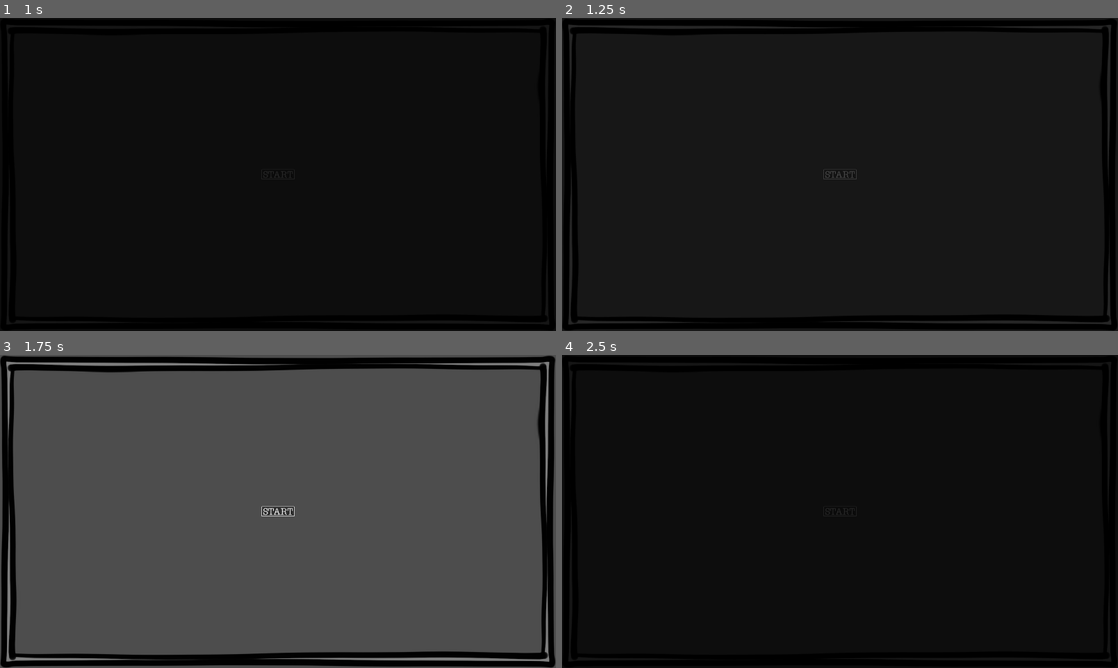
Above: before the commit, frames 1-4 (two rows, left to right).
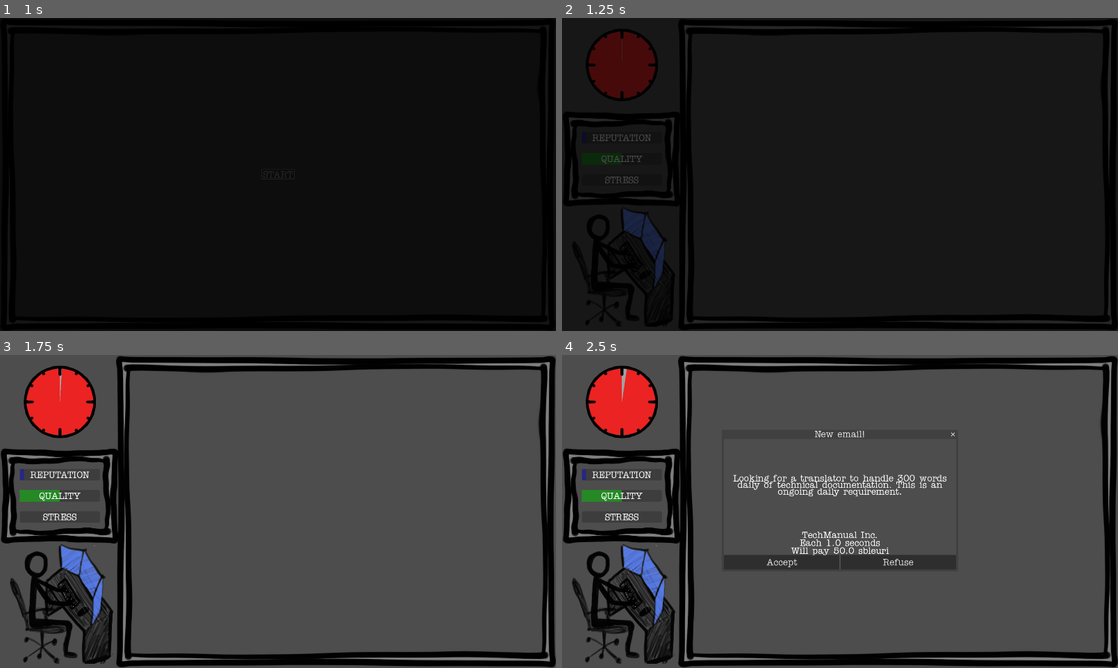
Above: after the commit, the same moments.

Repository: ildede/game-off-2025
Game: Godot game, scene res://scenes/ui/start_screen/start.tscn
The game is run twice, just before and just after one commit, with the same random seed, the same clock (stepped at 60 frames per second) and the same inputs.
Inputs (mouse positions are in pixels of both pictures, inside the frame that each line leads up to):
- Up to frame 1 (1 s): click "START" at 0.5 s
- Up to frame 2 (1.25 s): no input
- Up to frame 3 (1.75 s): click (278, 511) at 1.25 s, where only the run before the commit has a clickable "START"
- Up to frame 4 (2.5 s): click (840, 511) at 2 s, where only the run before the commit has a clickable "START"

Frame 1 is identical in both runs. In frame 2, 3.2% of the frame differs, in the area x 1-99%, y 2-98%; in frame 3, 16%; in frame 4, 86%, in the area x 0-100%, y 0-100%.

Commit message:
feat: add clock and fix all imports

Diff:
--- /dev/null
+++ b/data/clients.json
@@ -0,0 +1,32 @@
+{
+  "clients": [
+    {
+      "id": "client_1",
+      "name": "Global News Network",
+      "engagement_email": "We need daily translation of 500 words from our international news feed. Can you handle this recurring assignment?",
+      "daily_words": 500,
+      "payment_per_word": 0.04
+    },
+    {
+      "id": "client_2",
+      "name": "TechManual Inc.",
+      "engagement_email": "Looking for a translator to handle 300 words daily of technical documentation. This is an ongoing daily requirement.",
+      "daily_words": 300,
+      "payment_per_word": 0.04
+    },
+    {
+      "id": "client_3",
+      "name": "E-commerce Solutions",
+      "engagement_email": "We require daily translation of product descriptions, it should be around 100 words per task. This is a recurring daily task for our online store.",
+      "daily_words": 100,
+      "payment_per_word": 0.08
+    },
+    {
+      "id": "client_4",
+      "name": "Academic Press",
+      "engagement_email": "We need 350 words translated daily for our research publications. This is a steady daily commitment we can offer.",
+      "daily_words": 350,
+      "payment_per_word": 0.04
+    }
+  ]
+}
--- a/scenes/game/entities/client/client.gd
+++ b/scenes/game/entities/client/client.gd
@@ -1,13 +1,13 @@
 extends Node2D
 class_name Client
 
-const task_scene = preload("res://task/task.tscn")
+const task_scene = preload("res://scenes/game/entities/task/task.tscn")
 
 var client_id = 0;
 var path_to_translator: Path2D
 var translator: Node2D
 
-func initialize(my_position: Vector2, translator_position: Vector2):
+func initialize(my_position: Vector2, translator_position: Vector2, client_data: Dictionary):
 	self.position = my_position
 	client_id = randi()
 	var curve = Curve2D.new()
@@ -17,6 +17,8 @@
 	path.curve = curve
 	path_to_translator = path
 	add_child(path_to_translator)
+	$Name.text = client_data.get("name", "Cliente")
+	$Timer.wait_time = client_data.get("task_interval", 1.0)
 
 func _on_timer_timeout() -> void:
 	var task = task_scene.instantiate()
--- a/scenes/game/entities/client/client.tscn
+++ b/scenes/game/entities/client/client.tscn
@@ -1,9 +1,8 @@
-[gd_scene load_steps=5 format=3 uid="uid://dcumfskefaxom"]
+[gd_scene load_steps=4 format=3 uid="uid://dcumfskefaxom"]
 
 [ext_resource type="Texture2D" uid="uid://ddfg25t1i5gqu" path="res://scenes/game/entities/client/client.png" id="1_6t3qf"]
 [ext_resource type="Script" uid="uid://ce7obqaor6lhc" path="res://scenes/game/entities/client/client.gd" id="1_gdxsl"]
 [ext_resource type="Script" uid="uid://bo4a6tlw5odlf" path="res://scenes/game/entities/client/sprite.gd" id="3_7kp2r"]
-[ext_resource type="Script" uid="uid://bgf4komxmw4cx" path="res://scenes/game/entities/client/timer.gd" id="4_7kp2r"]
 
 [node name="Client" type="Node2D"]
 script = ExtResource("1_gdxsl")
@@ -22,6 +21,20 @@
 
 [node name="Timer" type="Timer" parent="."]
 autostart = true
-script = ExtResource("4_7kp2r")
+
+[node name="Name" type="Label" parent="."]
+anchors_preset = 8
+anchor_left = 0.5
+anchor_top = 0.5
+anchor_right = 0.5
+anchor_bottom = 0.5
+offset_left = -90.5
+offset_top = -11.5
+offset_right = 90.5
+offset_bottom = 11.5
+grow_horizontal = 2
+grow_vertical = 2
+theme_override_colors/font_shadow_color = Color(1, 0, 0, 1)
+text = "client-name"
 
 [connection signal="timeout" from="Timer" to="." method="_on_timer_timeout"]
--- /dev/null
+++ b/scenes/game/entities/client/client_data.gd
@@ -0,0 +1,34 @@
+extends Node
+class_name ClientData
+
+var clients_data: Array
+
+func _ready() -> void:
+	load_clients_data()
+
+func load_clients_data():
+	var file = FileAccess.open("res://data/clients.json", FileAccess.READ)
+	if file:
+		var json = JSON.new()
+		var parse_result = json.parse(file.get_as_text())
+		if parse_result == OK:
+			var data = json.get_data()
+			clients_data = data["clients"]
+		else:
+			push_error("JSON Parse Error: ", json.get_error_message())
+	else:
+		push_error("Failed to load clients.json")
+
+func get_random_client() -> Dictionary:
+	if clients_data.is_empty():
+		return create_fallback_client()
+
+	return clients_data[randi() % clients_data.size()]
+
+func create_fallback_client() -> Dictionary:
+	return {
+		"name": "Cliente Default",
+		"task_interval": 4.0,
+		"payment": 60,
+		"engagement_email": "Traduzione necessaria."
+	}
--- a/scenes/game/entities/client/timer.gd
+++ /dev/null
@@ -1,6 +0,0 @@
-extends Timer
-
-
-# Called when the node enters the scene tree for the first time.
-func _ready() -> void:
-	wait_time = randi_range(1, 10)
--- a/scenes/game/entities/letter/letter.gd
+++ b/scenes/game/entities/letter/letter.gd
@@ -7,7 +7,7 @@
 var target_id: int
 
 func _ready() -> void:
-	var imported_resource = load("res://letters/{0}.png".format([possible_letters.pick_random()]))
+	var imported_resource = load("res://scenes/game/entities/letter/assets/{0}.png".format([possible_letters.pick_random()]))
 	$Sprite2D.texture = imported_resource
 
 func _physics_process(delta: float) -> void:
--- a/scenes/system/scene_transition.gd
+++ b/scenes/system/scene_transition.gd
@@ -10,7 +10,7 @@
 	$AnimationPlayer.play("fade_in")
 	await $AnimationPlayer.animation_finished
 
-	get_tree().change_scene_to_file("res://main.tscn")
+	get_tree().change_scene_to_file("res://scenes/ui/main_screen/main.tscn")
 
 	await get_tree().process_frame
 
--- /dev/null
+++ b/scenes/ui/clock/clock.gd
@@ -0,0 +1,11 @@
+extends Control
+
+@onready var timer = $Timer
+@onready var progress = $TextureProgressBar
+
+func _ready() -> void:
+	progress.value = 0
+	progress.max_value = timer.wait_time
+
+func _process(_delta: float) -> void:
+	progress.value = timer.time_left
--- /dev/null
+++ b/scenes/ui/clock/clock.tscn
@@ -0,0 +1,36 @@
+[gd_scene load_steps=5 format=3 uid="uid://dahhp2f70drw"]
+
+[ext_resource type="Texture2D" uid="uid://b7pirf8tdu01g" path="res://scenes/ui/clock/assets/Clock-under.png" id="1_0ul63"]
+[ext_resource type="Script" uid="uid://bdmbys07ti8e2" path="res://scenes/ui/clock/clock.gd" id="1_x3rul"]
+[ext_resource type="Texture2D" uid="uid://decuttlovnxp1" path="res://scenes/ui/clock/assets/Clock-over.png" id="2_x3rul"]
+[ext_resource type="Texture2D" uid="uid://fp2uxwyx7gn2" path="res://scenes/ui/clock/assets/Clock-progress.png" id="3_or4iw"]
+
+[node name="Clock" type="Control"]
+layout_mode = 3
+anchors_preset = 15
+anchor_right = 1.0
+anchor_bottom = 1.0
+grow_horizontal = 2
+grow_vertical = 2
+script = ExtResource("1_x3rul")
+
+[node name="TextureProgressBar" type="TextureProgressBar" parent="."]
+layout_mode = 1
+offset_left = -125.0
+offset_top = -125.0
+offset_right = 375.0
+offset_bottom = 375.0
+scale = Vector2(0.5, 0.5)
+max_value = 60.0
+step = 0.1
+value = 4.5
+fill_mode = 5
+texture_under = ExtResource("1_0ul63")
+texture_over = ExtResource("2_x3rul")
+texture_progress = ExtResource("3_or4iw")
+tint_under = Color(1, 1, 1, 0.47843137)
+tint_progress = Color(1, 1, 1, 0.78431374)
+
+[node name="Timer" type="Timer" parent="."]
+wait_time = 60.0
+autostart = true
--- /dev/null
+++ b/scenes/ui/info_panel/info_panel.tscn
@@ -0,0 +1,129 @@
+[gd_scene load_steps=6 format=3 uid="uid://c7gpddms8dggn"]
+
+[ext_resource type="Script" uid="uid://b5d226ud6fjao" path="res://scenes/ui/info_panel/info_panel.gd" id="1_f6qh3"]
+[ext_resource type="PackedScene" uid="uid://dahhp2f70drw" path="res://scenes/ui/clock/clock.tscn" id="2_g6785"]
+
+[sub_resource type="StyleBoxFlat" id="StyleBoxFlat_272bh"]
+bg_color = Color(0, 0, 1, 0.3529412)
+
+[sub_resource type="StyleBoxFlat" id="StyleBoxFlat_7mycd"]
+bg_color = Color(0, 1, 0, 0.39215687)
+
+[sub_resource type="StyleBoxFlat" id="StyleBoxFlat_lquwl"]
+bg_color = Color(1, 0, 0, 0.3529412)
+
+[node name="Control" type="Control"]
+layout_mode = 3
+anchors_preset = 0
+offset_left = 2.0
+offset_top = 2.0
+offset_right = 412.0
+offset_bottom = 652.0
+
+[node name="Clock" parent="." instance=ExtResource("2_g6785")]
+layout_mode = 0
+anchors_preset = 0
+anchor_right = 0.0
+anchor_bottom = 0.0
+offset_left = 205.0
+offset_top = 160.0
+offset_right = 205.0
+offset_bottom = 160.0
+grow_horizontal = 1
+grow_vertical = 1
+
+[node name="InfoPanel" type="PanelContainer" parent="."]
+layout_mode = 0
+offset_top = 318.0
+offset_right = 410.0
+offset_bottom = 650.0
+size_flags_horizontal = 3
+size_flags_vertical = 3
+script = ExtResource("1_f6qh3")
+
+[node name="MarginContainer" type="MarginContainer" parent="InfoPanel"]
+layout_mode = 2
+theme_override_constants/margin_left = 10
+theme_override_constants/margin_top = 10
+theme_override_constants/margin_right = 10
+theme_override_constants/margin_bottom = 10
+
+[node name="GridContainer" type="GridContainer" parent="InfoPanel/MarginContainer"]
+layout_mode = 2
+theme_override_constants/v_separation = 20
+
+[node name="ReputationLabel" type="Label" parent="InfoPanel/MarginContainer/GridContainer"]
+custom_minimum_size = Vector2(0, 40)
+layout_mode = 2
+size_flags_horizontal = 3
+size_flags_vertical = 6
+text = "Reputation"
+horizontal_alignment = 1
+vertical_alignment = 1
+uppercase = true
+
+[node name="ReputationBar" type="ProgressBar" parent="InfoPanel/MarginContainer/GridContainer/ReputationLabel"]
+show_behind_parent = true
+layout_mode = 1
+anchors_preset = 15
+anchor_right = 1.0
+anchor_bottom = 1.0
+grow_horizontal = 2
+grow_vertical = 2
+size_flags_horizontal = 3
+size_flags_vertical = 1
+theme_override_styles/fill = SubResource("StyleBoxFlat_272bh")
+step = 0.1
+value = 45.0
+show_percentage = false
+
+[node name="QualityLabel" type="Label" parent="InfoPanel/MarginContainer/GridContainer"]
+custom_minimum_size = Vector2(0, 40)
+layout_mode = 2
+size_flags_horizontal = 3
+size_flags_vertical = 6
+text = "Quality"
+horizontal_alignment = 1
+vertical_alignment = 1
+uppercase = true
+
+[node name="QualityBar" type="ProgressBar" parent="InfoPanel/MarginContainer/GridContainer/QualityLabel"]
+show_behind_parent = true
+custom_minimum_size = Vector2(0, 40)
+layout_mode = 1
+anchors_preset = 15
+anchor_right = 1.0
+anchor_bottom = 1.0
+grow_horizontal = 2
+grow_vertical = 2
+size_flags_horizontal = 3
+size_flags_vertical = 1
+theme_override_styles/fill = SubResource("StyleBoxFlat_7mycd")
+step = 0.1
+value = 30.0
+show_percentage = false
+
+[node name="StressLabel" type="Label" parent="InfoPanel/MarginContainer/GridContainer"]
+custom_minimum_size = Vector2(0, 40)
+layout_mode = 2
+size_flags_horizontal = 3
+size_flags_vertical = 6
+text = "Stress"
+horizontal_alignment = 1
+vertical_alignment = 1
+uppercase = true
+
+[node name="StressBar" type="ProgressBar" parent="InfoPanel/MarginContainer/GridContainer/StressLabel"]
+show_behind_parent = true
+layout_mode = 1
+anchors_preset = 15
+anchor_right = 1.0
+anchor_bottom = 1.0
+grow_horizontal = 2
+grow_vertical = 2
+size_flags_horizontal = 3
+size_flags_vertical = 1
+theme_override_styles/fill = SubResource("StyleBoxFlat_lquwl")
+step = 0.1
+value = 50.0
+show_percentage = false
--- a/scenes/ui/main_screen/main.gd
+++ b/scenes/ui/main_screen/main.gd
@@ -1,28 +1,37 @@
 extends Node2D
 class_name Main
 
-const client_scene = preload("res://client/client.tscn")
+@onready var popup_message: PopupMessage = $PopupMessage
+
+@onready var client_data: ClientData = preload("res://scenes/game/entities/client/client_data.gd").new()
+@onready var client_scene = preload("res://scenes/game/entities/client/client.tscn")
+
+func _ready() -> void:
+	popup_message.new_client_accepted.connect(_on_accept_pressed)
+	popup_message.new_client_refused.connect(_on_refuse_pressed)
+	add_child(client_data)
 
 func new_email_from_client() -> void:
-	$PopupMessage.popup_centered()
+	var client_info = client_data.get_random_client()
+	popup_message.show_popup(client_info)
 
-func add_new_client() -> void:
-	var client = client_scene.instantiate()
+func add_new_client(client_info: Dictionary) -> void:
+	var client: Client = client_scene.instantiate()
 	var screen = get_visible_screen()
 	var client_position = Vector2(randi_range(500, screen[0]-110), randi_range(140, screen[1]-160))
 	var translator_position = $Translator.global_position
-	client.initialize(client_position, translator_position)
+	client.initialize(client_position, translator_position, client_info)
 	add_child(client)
 
 func get_visible_screen() -> Vector2:
 	return get_viewport().get_visible_rect().size
 
 func _on_refuse_pressed() -> void:
-	get_tree().change_scene_to_file("res://start.tscn")
+	_on_ask_new_client_close_requested()
 
-func _on_accept_pressed() -> void:
+func _on_accept_pressed(client_info: Dictionary) -> void:
 	Global.update_reputation.emit(1)
-	add_new_client()
+	add_new_client(client_info)
 	_on_ask_new_client_close_requested()
 
 func _on_ask_new_client_close_requested() -> void:
--- a/scenes/ui/main_screen/main.tscn
+++ b/scenes/ui/main_screen/main.tscn
@@ -1,116 +1,18 @@
-[gd_scene load_steps=8 format=3 uid="uid://b8cdvr2tr0y4c"]
+[gd_scene load_steps=5 format=3 uid="uid://b8cdvr2tr0y4c"]
 
 [ext_resource type="Script" uid="uid://b1mqk1kknrr1k" path="res://scenes/ui/main_screen/main.gd" id="1_ig7tw"]
-[ext_resource type="Script" uid="uid://b5d226ud6fjao" path="res://scenes/ui/main_screen/info_panel.gd" id="3_1bvp3"]
+[ext_resource type="PackedScene" uid="uid://c7gpddms8dggn" path="res://scenes/ui/info_panel/info_panel.tscn" id="2_iu1df"]
 [ext_resource type="PackedScene" uid="uid://dibf4fgjie87y" path="res://scenes/game/translator/translator.tscn" id="3_h2yge"]
-[ext_resource type="Theme" uid="uid://cym7llujgpfif" path="res://scenes/ui/global_themes/main_theme.tres" id="4_1bvp3"]
-
-[sub_resource type="StyleBoxFlat" id="StyleBoxFlat_272bh"]
-bg_color = Color(0, 0, 1, 0.3529412)
-
-[sub_resource type="StyleBoxFlat" id="StyleBoxFlat_7mycd"]
-bg_color = Color(0, 1, 0, 0.39215687)
-
-[sub_resource type="StyleBoxFlat" id="StyleBoxFlat_lquwl"]
-bg_color = Color(1, 0, 0, 0.3529412)
+[ext_resource type="PackedScene" uid="uid://cgypytgu10ukf" path="res://scenes/ui/popup_message/popup_message.tscn" id="4_iu1df"]
 
 [node name="Main" type="Node2D"]
 script = ExtResource("1_ig7tw")
 
-[node name="InfoPanel" type="PanelContainer" parent="."]
-offset_right = 407.0
-offset_bottom = 655.0
-size_flags_horizontal = 3
-size_flags_vertical = 3
-script = ExtResource("3_1bvp3")
-
-[node name="MarginContainer" type="MarginContainer" parent="InfoPanel"]
-layout_mode = 2
-theme_override_constants/margin_left = 10
-theme_override_constants/margin_top = 10
-theme_override_constants/margin_right = 10
-theme_override_constants/margin_bottom = 10
-
-[node name="GridContainer" type="GridContainer" parent="InfoPanel/MarginContainer"]
-layout_mode = 2
-theme_override_constants/v_separation = 20
-
-[node name="ReputationLabel" type="Label" parent="InfoPanel/MarginContainer/GridContainer"]
-custom_minimum_size = Vector2(0, 40)
-layout_mode = 2
-size_flags_horizontal = 3
-text = "Reputation"
-horizontal_alignment = 1
-vertical_alignment = 1
-uppercase = true
-
-[node name="ReputationBar" type="ProgressBar" parent="InfoPanel/MarginContainer/GridContainer/ReputationLabel"]
-show_behind_parent = true
-layout_mode = 1
-anchors_preset = 15
-anchor_right = 1.0
-anchor_bottom = 1.0
-grow_horizontal = 2
-grow_vertical = 2
-size_flags_horizontal = 3
-size_flags_vertical = 1
-theme_override_styles/fill = SubResource("StyleBoxFlat_272bh")
-step = 0.1
-value = 45.0
-show_percentage = false
-
-[node name="QualityLabel" type="Label" parent="InfoPanel/MarginContainer/GridContainer"]
-custom_minimum_size = Vector2(0, 40)
-layout_mode = 2
-size_flags_horizontal = 3
-text = "Quality"
-horizontal_alignment = 1
-vertical_alignment = 1
-uppercase = true
-
-[node name="QualityBar" type="ProgressBar" parent="InfoPanel/MarginContainer/GridContainer/QualityLabel"]
-show_behind_parent = true
-custom_minimum_size = Vector2(0, 40)
-layout_mode = 1
-anchors_preset = 15
-anchor_right = 1.0
-anchor_bottom = 1.0
-grow_horizontal = 2
-grow_vertical = 2
-size_flags_horizontal = 3
-size_flags_vertical = 1
-theme_override_styles/fill = SubResource("StyleBoxFlat_7mycd")
-step = 0.1
-value = 30.0
-show_percentage = false
-
-[node name="StressLabel" type="Label" parent="InfoPanel/MarginContainer/GridContainer"]
-custom_minimum_size = Vector2(0, 40)
-layout_mode = 2
-size_flags_horizontal = 3
-size_flags_vertical = 1
-text = "Stress"
-horizontal_alignment = 1
-vertical_alignment = 1
-uppercase = true
-
-[node name="StressBar" type="ProgressBar" parent="InfoPanel/MarginContainer/GridContainer/StressLabel"]
-show_behind_parent = true
-layout_mode = 1
-anchors_preset = 15
-anchor_right = 1.0
-anchor_bottom = 1.0
-grow_horizontal = 2
-grow_vertical = 2
-size_flags_horizontal = 3
-size_flags_vertical = 1
-theme_override_styles/fill = SubResource("StyleBoxFlat_lquwl")
-step = 0.1
-value = 50.0
-show_percentage = false
+[node name="InfoPanel" parent="." instance=ExtResource("2_iu1df")]
 
 [node name="WorldPanel" type="PanelContainer" parent="."]
 offset_left = 400.0
+offset_top = 1.0
 offset_right = 1922.0
 offset_bottom = 1079.0
 
@@ -121,57 +23,6 @@
 one_shot = true
 autostart = true
 
-[node name="PopupMessage" type="Window" parent="."]
-oversampling_override = 1.0
-title = "New email!"
-size = Vector2i(800, 500)
-visible = false
-always_on_top = true
-popup_window = true
-content_scale_aspect = 4
-theme = ExtResource("4_1bvp3")
-
-[node name="GridContainer" type="GridContainer" parent="PopupMessage"]
-anchors_preset = 15
-anchor_right = 1.0
-anchor_bottom = 1.0
-grow_horizontal = 2
-grow_vertical = 2
-size_flags_horizontal = 3
-size_flags_vertical = 3
-
-[node name="RichTextLabel" type="RichTextLabel" parent="PopupMessage/GridContainer"]
-layout_mode = 2
-size_flags_horizontal = 3
-size_flags_vertical = 3
-text = "Hello, I'm a new client.
-
-Can you work for me?"
-fit_content = true
-scroll_active = false
-horizontal_alignment = 1
-vertical_alignment = 1
-
-[node name="GridContainer" type="GridContainer" parent="PopupMessage/GridContainer"]
-custom_minimum_size = Vector2(0, 50)
-layout_mode = 2
-size_flags_horizontal = 3
-columns = 2
-
-[node name="Accept" type="Button" parent="PopupMessage/GridContainer/GridContainer"]
-layout_mode = 2
-size_flags_horizontal = 3
-size_flags_vertical = 3
-text = "Accept"
-
-[node name="Refuse" type="Button" parent="PopupMessage/GridContainer/GridContainer"]
-layout_mode = 2
-size_flags_horizontal = 3
-size_flags_vertical = 3
-text = "Refuse"
+[node name="PopupMessage" parent="." instance=ExtResource("4_iu1df")]
 
 [connection signal="timeout" from="EventSpawner" to="." method="new_email_from_client"]
-[connection signal="about_to_popup" from="PopupMessage" to="." method="_on_ask_new_client_about_to_popup"]
-[connection signal="close_requested" from="PopupMessage" to="." method="_on_ask_new_client_close_requested"]
-[connection signal="pressed" from="PopupMessage/GridContainer/GridContainer/Accept" to="." method="_on_accept_pressed"]
-[connection signal="pressed" from="PopupMessage/GridContainer/GridContainer/Refuse" to="." method="_on_refuse_pressed"]
--- /dev/null
+++ b/scenes/ui/popup_message/popup_message.gd
@@ -0,0 +1,26 @@
+extends Window
+class_name PopupMessage
+
+signal new_client_accepted
+signal new_client_refused
+
+var last_client_data: Dictionary
+
+# Called when the node enters the scene tree for the first time.
+func _ready() -> void:
+	print("popup_message ready")
+	pass # Replace with function body.
+
+func show_popup(client_data: Dictionary) -> void:
+	last_client_data = client_data
+	$GridContainer/ClientName.text = client_data.get("name", "Client")
+	$GridContainer/Interval.text = "Each %.1f seconds" % client_data.get("task_interval", 1.0)
+	$GridContainer/Payment.text = "Will pay %.1f sbleuri" % client_data.get("payment", 50)
+	$GridContainer/RichTextLabel.text = client_data.get("engagement_email", "Email body")
+	popup_centered()
+
+func _on_accept_pressed() -> void:
+	new_client_accepted.emit(last_client_data)
+
+func _on_refuse_pressed() -> void:
+	new_client_refused.emit()
--- /dev/null
+++ b/scenes/ui/popup_message/popup_message.tscn
@@ -0,0 +1,79 @@
+[gd_scene load_steps=3 format=3 uid="uid://cgypytgu10ukf"]
+
+[ext_resource type="Theme" uid="uid://cym7llujgpfif" path="res://scenes/ui/global_themes/main_theme.tres" id="1_36rj7"]
+[ext_resource type="Script" uid="uid://dbg3p7lxpm3ji" path="res://scenes/ui/popup_message/popup_message.gd" id="2_62mss"]
+
+[node name="PopupMessage" type="Window"]
+oversampling_override = 1.0
+title = "New email!"
+size = Vector2i(800, 500)
+visible = false
+always_on_top = true
+popup_window = true
+content_scale_aspect = 4
+theme = ExtResource("1_36rj7")
+script = ExtResource("2_62mss")
+
+[node name="GridContainer" type="GridContainer" parent="."]
+anchors_preset = 15
+anchor_right = 1.0
+anchor_bottom = 1.0
+grow_horizontal = 2
+grow_vertical = 2
+size_flags_horizontal = 3
+size_flags_vertical = 3
+
+[node name="RichTextLabel" type="RichTextLabel" parent="GridContainer"]
+layout_mode = 2
+size_flags_horizontal = 3
+size_flags_vertical = 3
+text = "Hello, I'm a new client.
+
+Can you work for me?"
+fit_content = true
+scroll_active = false
+horizontal_alignment = 1
+vertical_alignment = 1
+
+[node name="ClientName" type="Label" parent="GridContainer"]
+layout_mode = 2
+size_flags_horizontal = 3
+size_flags_vertical = 8
+text = "client-name"
+horizontal_alignment = 1
+vertical_alignment = 1
+
+[node name="Interval" type="Label" parent="GridContainer"]
+layout_mode = 2
+size_flags_horizontal = 3
+text = "interval"
+horizontal_alignment = 1
+vertical_alignment = 1
+
+[node name="Payment" type="Label" parent="GridContainer"]
+layout_mode = 2
+size_flags_horizontal = 3
+text = "payment"
+horizontal_alignment = 1
+vertical_alignment = 1
+
+[node name="GridContainer" type="GridContainer" parent="GridContainer"]
+custom_minimum_size = Vector2(0, 50)
+layout_mode = 2
+size_flags_horizontal = 3
+columns = 2
+
+[node name="Accept" type="Button" parent="GridContainer/GridContainer"]
+layout_mode = 2
+size_flags_horizontal = 3
+size_flags_vertical = 3
+text = "Accept"
+
+[node name="Refuse" type="Button" parent="GridContainer/GridContainer"]
+layout_mode = 2
+size_flags_horizontal = 3
+size_flags_vertical = 3
+text = "Refuse"
+
+[connection signal="pressed" from="GridContainer/GridContainer/Accept" to="." method="_on_accept_pressed"]
+[connection signal="pressed" from="GridContainer/GridContainer/Refuse" to="." method="_on_refuse_pressed"]
--- a/scenes/ui/start_screen/start.gd
+++ b/scenes/ui/start_screen/start.gd
@@ -2,5 +2,4 @@
 class_name Start
 
 func _on_start_button_pressed() -> void:
-	print("start_button pressed")
 	SceneTransition.fade_to_main()
Not shown, added: scenes/game/entities/client/client_data.gd.uid
Not shown, removed: scenes/game/entities/client/timer.gd.uid
Binary file added: scenes/ui/clock/assets/Clock-over.png
Not shown, added: scenes/ui/clock/assets/Clock-over.png.import
Binary file added: scenes/ui/clock/assets/Clock-progress.png
Not shown, added: scenes/ui/clock/assets/Clock-progress.png.import
Binary file added: scenes/ui/clock/assets/Clock-under.png
Not shown, added: scenes/ui/clock/assets/Clock-under.png.import
Not shown, added: scenes/ui/clock/clock.gd.uid
Renamed: scenes/ui/main_screen/info_panel.gd -> scenes/ui/info_panel/info_panel.gd
Renamed: scenes/ui/main_screen/info_panel.gd.uid -> scenes/ui/info_panel/info_panel.gd.uid
Not shown, added: scenes/ui/popup_message/popup_message.gd.uid
